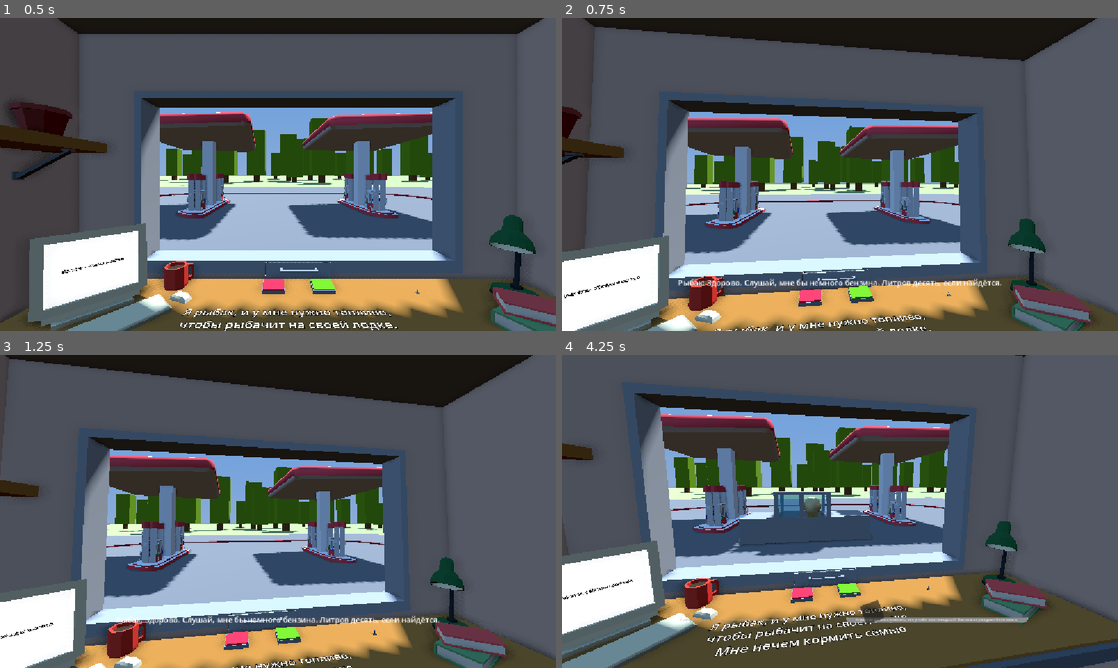
Above: before the commit, frames 1-4 (two rows, left to right).
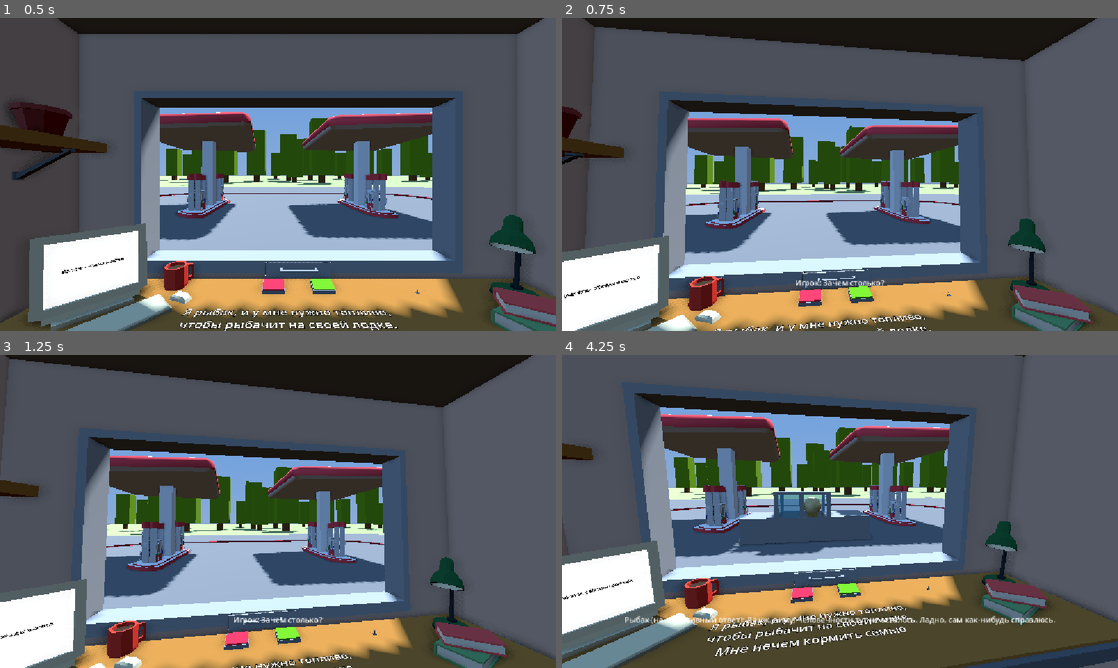
Above: after the commit, the same moments.

Repository: RolicsVin/AZS
Game: Godot game, scene res://scenes/game.tscn
The game is run twice, just before and just after one commit, with the same random seed, the same clock (stepped at 60 frames per second) and the same inputs.
Inputs (mouse positions are in pixels of both pictures, inside the frame that each line leads up to):
- Up to frame 1 (0.5 s): no input
- Up to frame 2 (0.75 s): tap Enter (ui_accept) at 0.5 s; move the mouse to (962, 158) at 0.52 s; hold Right (ui_right) from 0.53 s (still down); click (962, 158) at 0.6 s
- Up to frame 3 (1.25 s): keep holding Right (ui_right); tap Enter (ui_accept) at 0.77 s
- Up to frame 4 (4.25 s): move the mouse to (728, 527) at 1.27 s; release Right (ui_right) at 1.28 s; hold Down (ui_down) 1.28-2.03 s; click (728, 527) at 1.35 s; tap Enter (ui_accept) at 1.52, 3.02, 3.77 s; move the mouse to (895, 442) at 2.02 s; hold Right (ui_right) 2.03-2.78 s; click (895, 442) at 2.1 s; move the mouse to (812, 574) at 2.77 s; hold Up (ui_up) 2.78-3.53 s; click (812, 574) at 2.85 s; move the mouse to (1006, 558) at 3.52 s; hold Left (ui_left) from 3.53 s (still down); click (1006, 558) at 3.6 s

Frame 1 is identical in both runs. In frame 2, 0.7% of the frame differs, in the area x 20-80%, y 83-87%; in frame 3, 0.6%; in frame 4, 1.1%, in the area x 11-89%, y 78-87%.

Commit message:
Fix immediate display of first dialogue replica

Diff:
--- a/scenes/dialog.gd
+++ b/scenes/dialog.gd
@@ -43,11 +43,13 @@
 	character = target_character
 	_build_resource_indexes()
 
+	# Активируем диалог до _play_dialog(), поскольку он сразу выводит первую реплику.
+	is_active = true
 	if character.start_dialog.is_empty() or not _play_dialog(character.start_dialog):
+		is_active = false
 		character = null
 		return
 
-	is_active = true
 	character.dialog_end = true
 
 	show()
@@ -103,6 +105,9 @@
 
 	replica_index = -1
 	current_dialog = dialog
+
+	# Не ждём следующего нажатия: первая реплика появляется сразу при переходе.
+	next_replica()
 	return true
 
 
